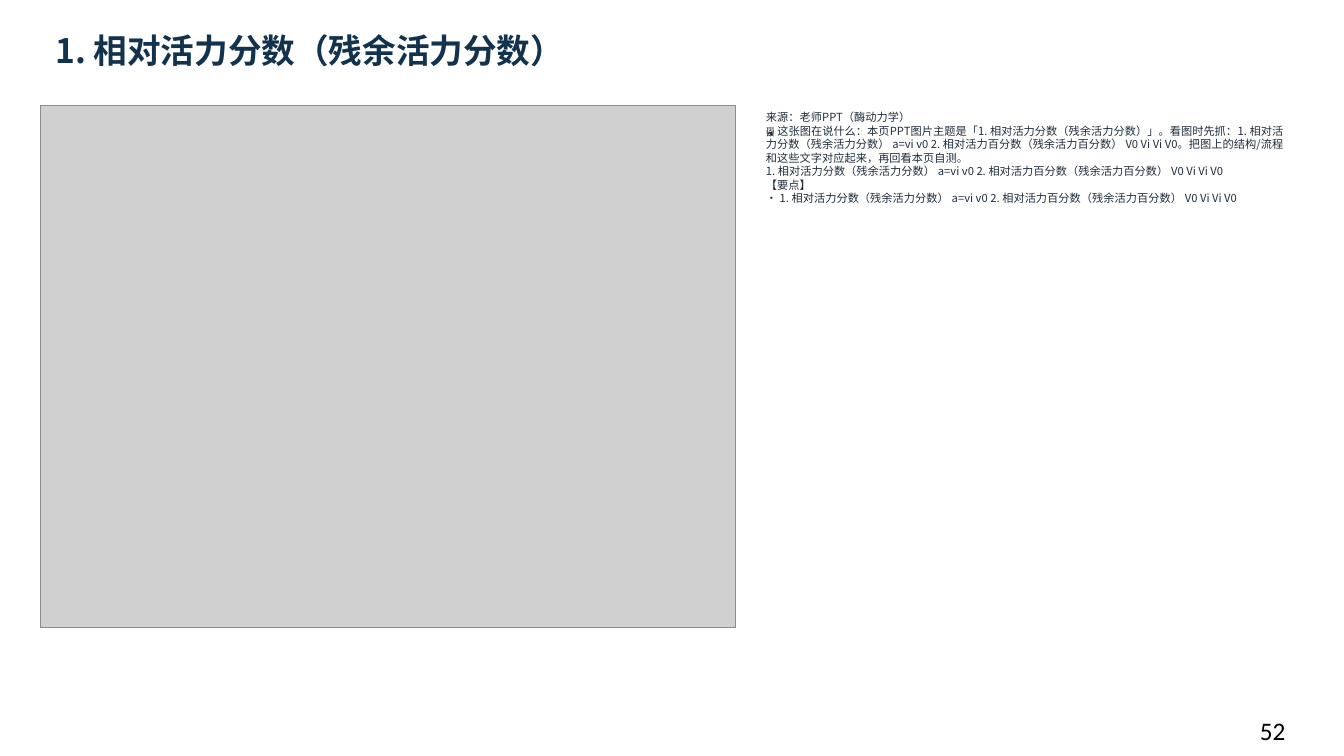
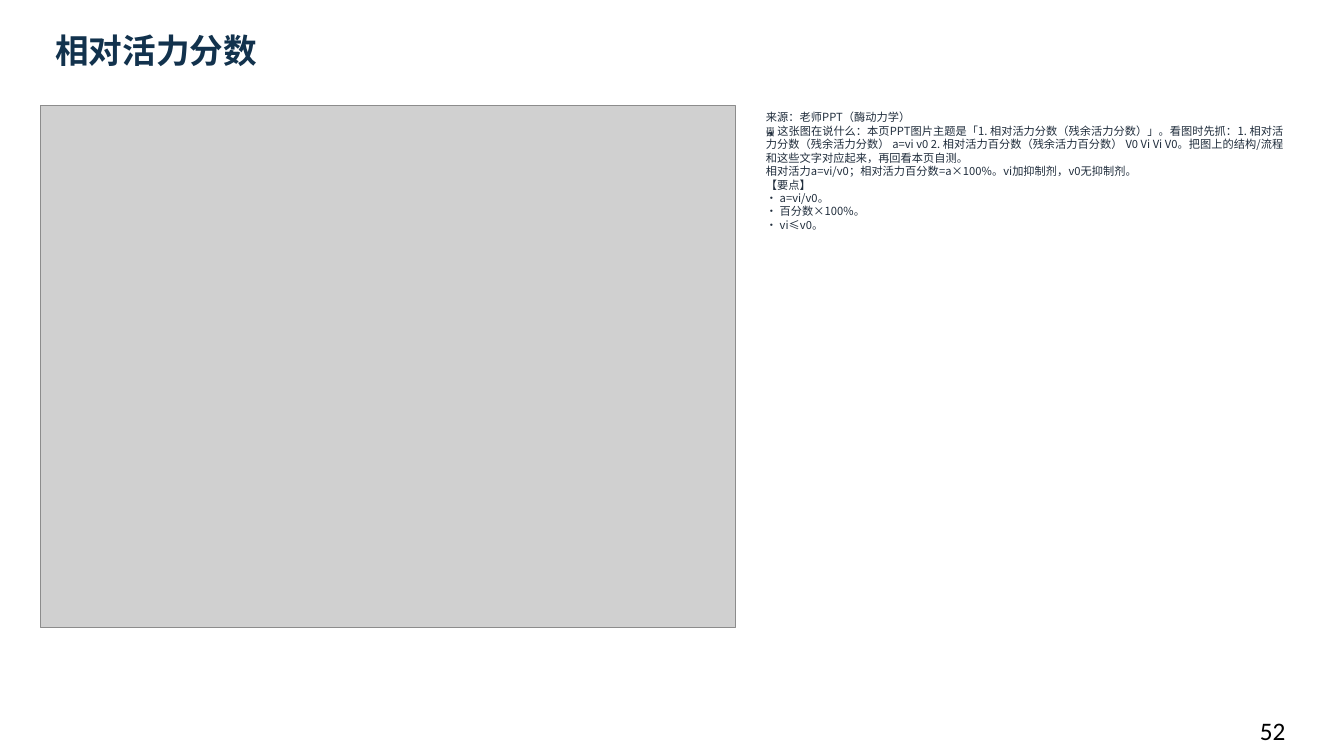
Before and after one commit to newkan-li/Biochemistry, a slide deck: slide 52 of downloads/bc07-ai-style.pptx. Drawn at 1344x756 pixels with LibreOffice and Linux fonts; fonts in the diff are those of the drawing; grey boxes stand for pictures. Boxes give left, top, right and bottom in pixels: in the first picture for what was removed or moved away, otherwise in the second. Text is boxed around its words. In the diff, an @@ line names an element or a change of style, - is before the commit and + after.

```diff
--- a/downloads/bc07-ai-style.pptx
+++ b/downloads/bc07-ai-style.pptx
@@ text at <box>55,34,257,66</box>: text changed @@
-1. 相对活力分数（残余活力分数）
+相对活力分数
@@ text at <box>766,111,1284,230</box>: text changed @@
-来源：老师PPT（酶动力学）
-🖼 这张图在说什么：本页PPT图片主题是「1. 相对活力分数（残余活力分数）」。看图时先抓：1. 相对活力分数（残余活力分数） a=vi v0 2. 相对活力百分数（残余活力百分数） V0 Vi Vi V0。把图上的结构/流程和这些文字对应起来，再回看本页自测。
-1. 相对活力分数（残余活力分数） a=vi v0 2. 相对活力百分数（残余活力百分数） V0 Vi Vi V0
-【要点】
-• 1. 相对活力分数（残余活力分数） a=vi v0 2. 相对活力百分数（残余活力百分数） V0 Vi Vi V0
+来源：老师PPT（酶动力学）
+🖼 这张图在说什么：本页PPT图片主题是「1. 相对活力分数（残余活力分数）」。看图时先抓：1. 相对活力分数（残余活力分数） a=vi v0 2. 相对活力百分数（残余活力百分数） V0 Vi Vi V0。把图上的结构/流程和这些文字对应起来，再回看本页自测。
+相对活力a=vi/v0；相对活力百分数=a×100%。vi加抑制剂，v0无抑制剂。
+【要点】
+• a=vi/v0。
+• 百分数×100%。
+• vi≤v0。
```
Also in this commit, not shown: 44 other slides changed, 5 other files.
